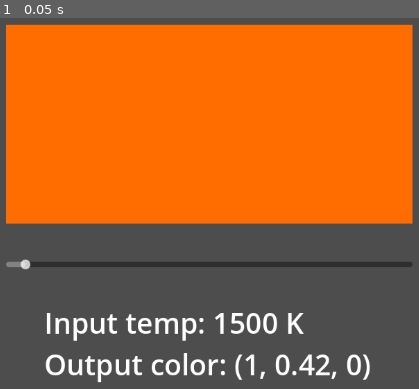
Above: before the commit, frame 1.
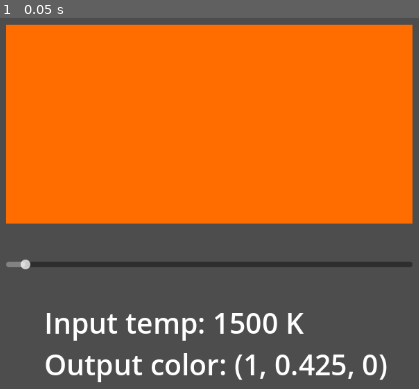
Above: after the commit, the same moment.

Repository: 8box-gd/Temp-to-RGB-Godot
Game: Godot game, scene res://root.tscn
Two runs of this game, one before a commit and one after it. Both use one fixed random seed, a clock stepped at 60 frames per second and the inputs below.
Inputs:
- Up to frame 1 (0.05 s): no input

The runs differ from the first frame. In frame 1, 0.5% of the frame differs, in the area x 78-93%, y 90-98%.

Commit message:
Extra Significant Digit
Added extra significant digit to RBG vector display, that way it has more range than displaying a Color8. Also updated to Godot 4.3.

Diff:
--- a/project.godot
+++ b/project.godot
@@ -12,7 +12,7 @@
 
 config/name="Temp 2 Rgb"
 run/main_scene="res://root.tscn"
-config/features=PackedStringArray("4.2", "GL Compatibility")
+config/features=PackedStringArray("4.3", "GL Compatibility")
 config/icon="res://icon.svg"
 
 [rendering]
--- a/temp2rgb.gd
+++ b/temp2rgb.gd
@@ -56,9 +56,9 @@
 	color_rect.color = temp_to_rgb(slider.value)
 	label.text = ("Input temp: " + str(slider.value) + " K
 	Output color: ("
-	+ str(snapped(color_rect.color.r, 0.01)) +", "
-	+ str(snapped(color_rect.color.g, 0.01)) +", "
-	+ str(snapped(color_rect.color.b, 0.01)) + ")")
+	+ str(snapped(color_rect.color.r, 0.001)) +", "
+	+ str(snapped(color_rect.color.g, 0.001)) +", "
+	+ str(snapped(color_rect.color.b, 0.001)) + ")")
 
 func _on_h_slider_value_changed(_value) -> void:
 	update_everything()
Not shown, added: export_presets.cfg
